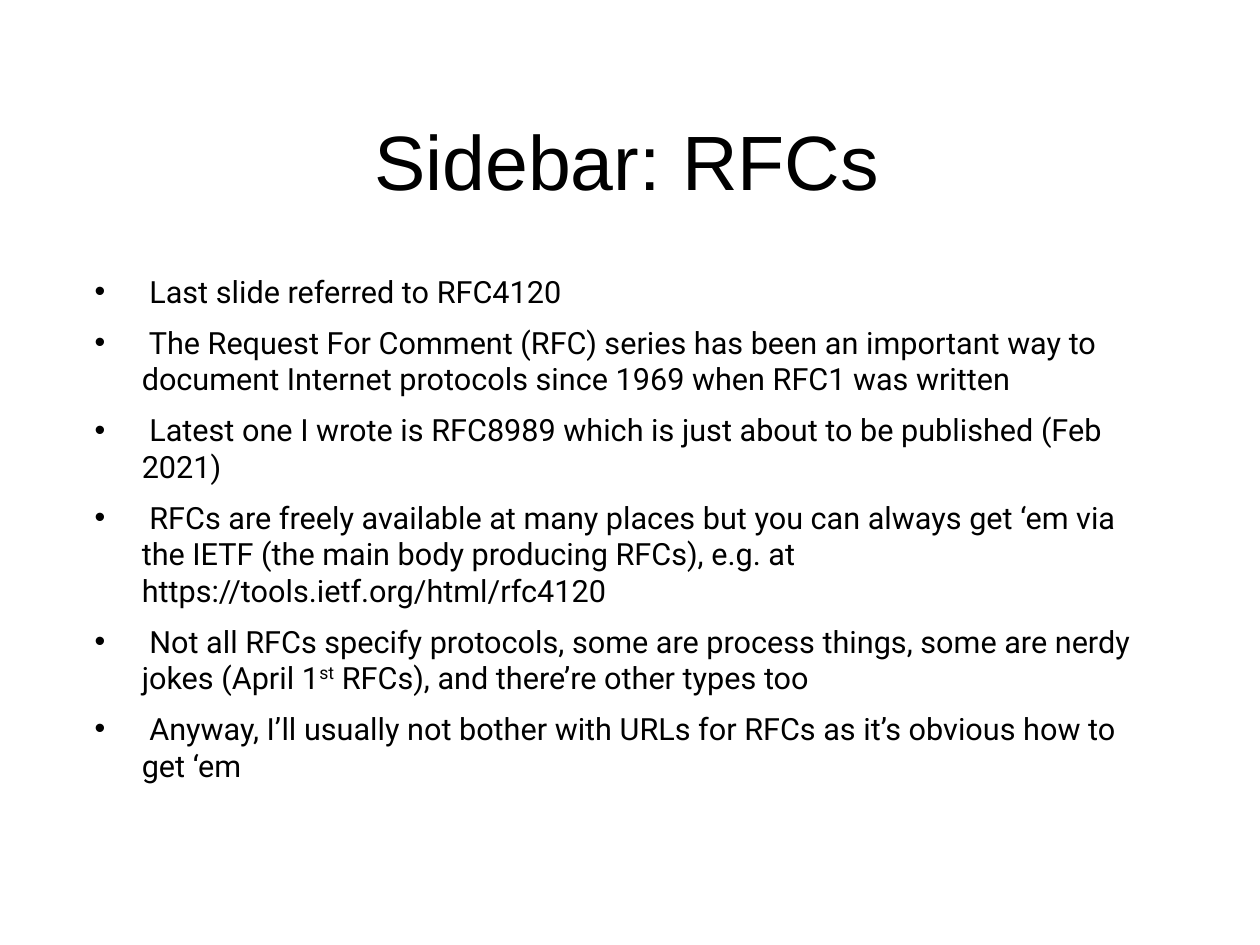
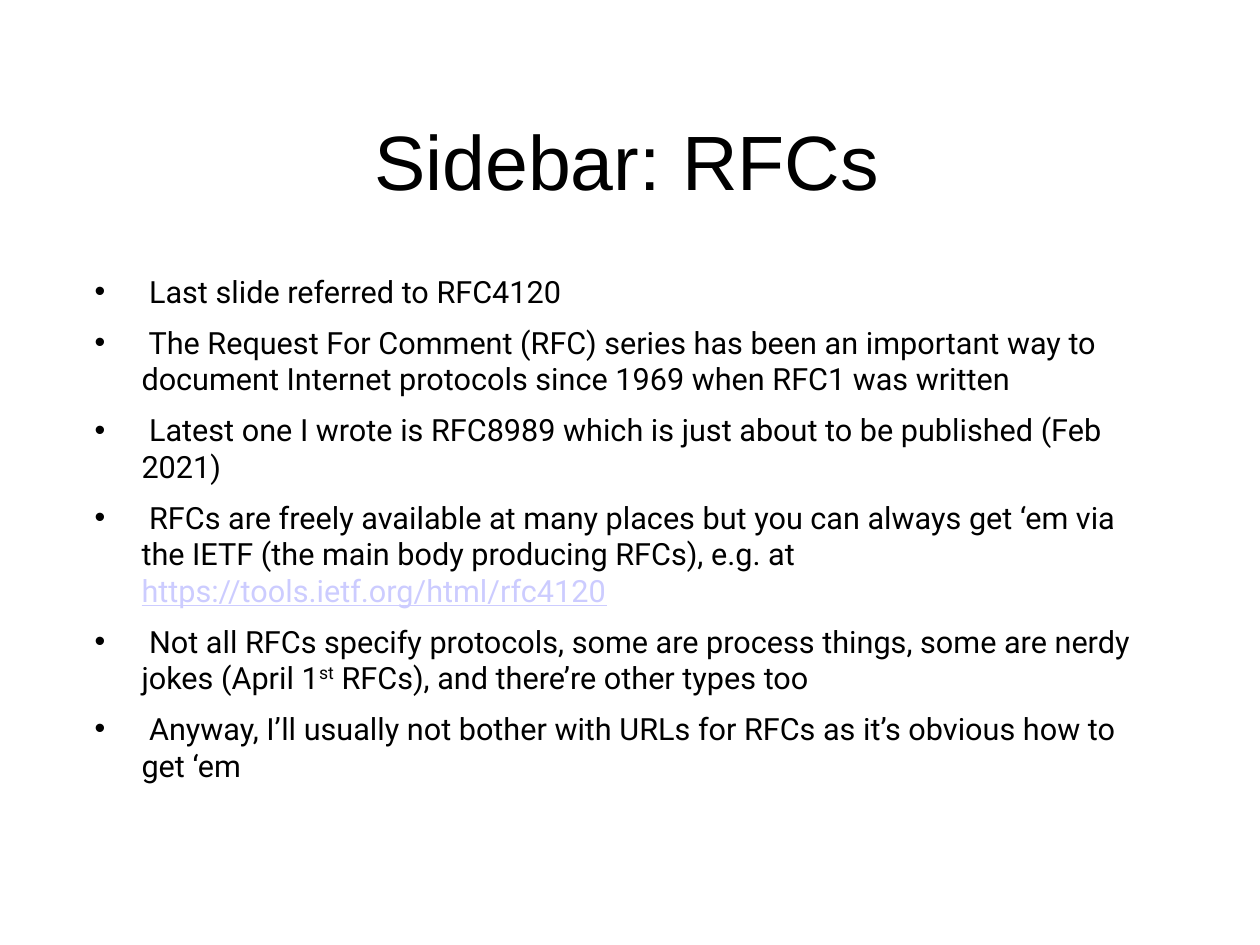
Before and after one commit to sftcd/cs7053, a slide deck: slide 20 of 2021lectures/02-concepts.ppt. Drawn at 1260x945 pixels with LibreOffice and Linux fonts; fonts in the diff are those of the drawing. Boxes give left, top, right and bottom in pixels: in the first picture for what was removed or moved away, otherwise in the second. Text is boxed around its words. In the diff, an @@ line names an element or a change of style, - is before the commit and + after.

```diff
--- a/2021lectures/02-concepts.ppt
+++ b/2021lectures/02-concepts.ppt
@@ text "Last slide referred to RFC4120" at [142, 279, 1130, 784]: text colour #000000 to #CCCCFF, underline on in "https://tools.ietf.org/html/rfc4120"; indent changed @@
```
Also in this commit, not shown: 23 other slides changed, 1 slide added, 6 other files.
